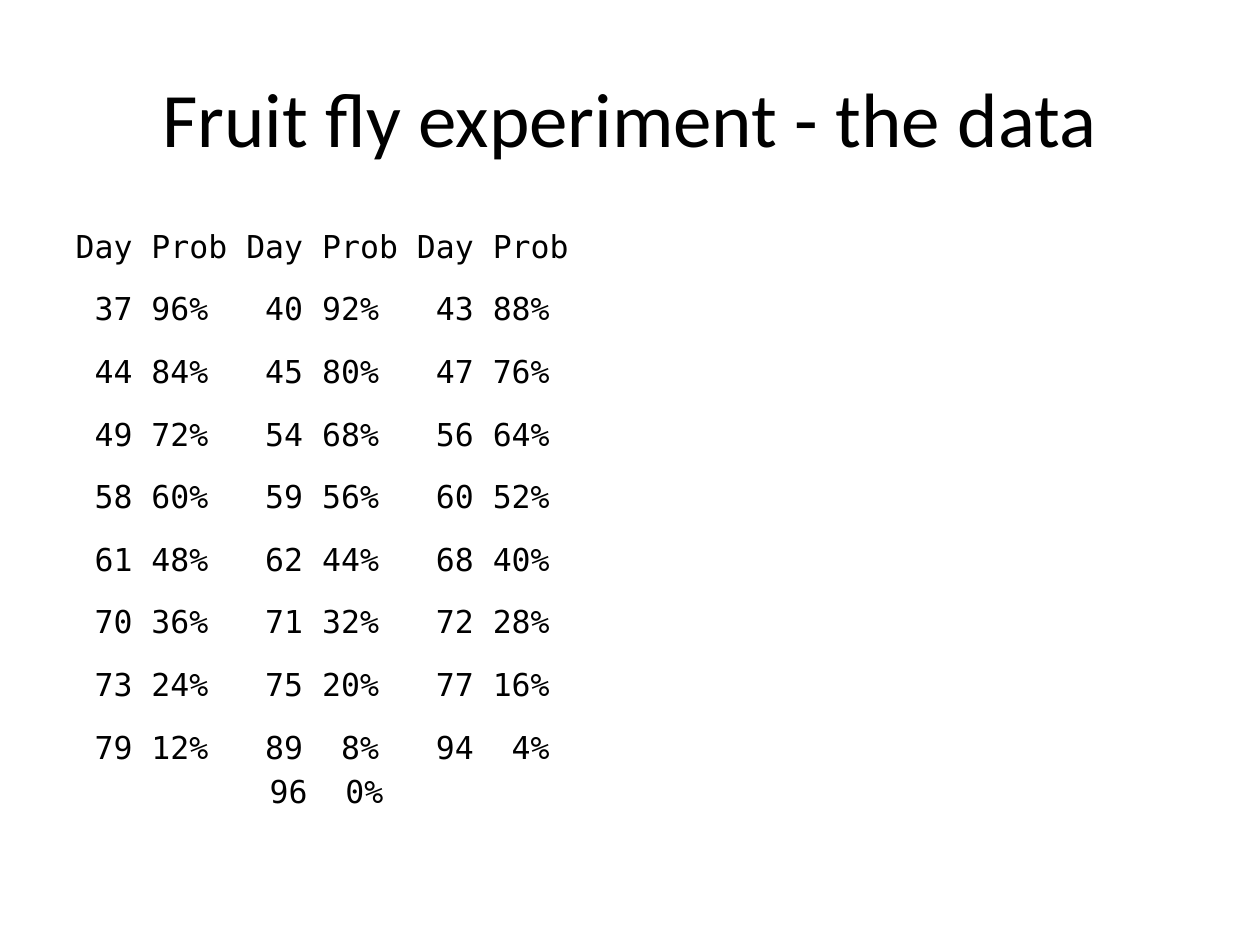
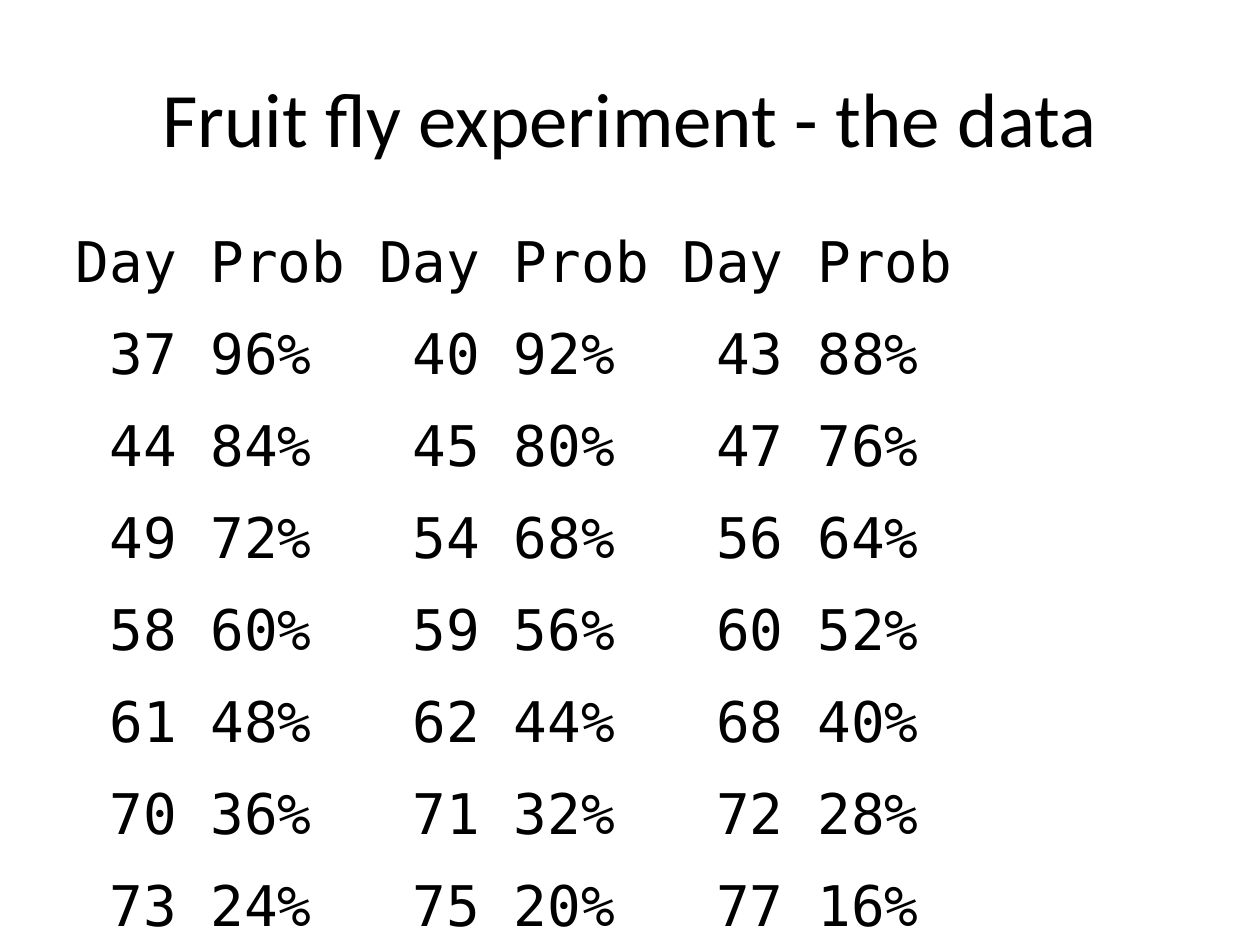
Before and after one commit to pmean/classes, a slide deck: slide 77 of clinical-research-methodology/results/video13-statistical-models.pptx. Drawn at 1260x945 pixels with LibreOffice and Linux fonts; fonts in the diff are those of the drawing. Boxes give left, top, right and bottom in pixels: in the first picture for what was removed or moved away, otherwise in the second. Text is boxed around its words. In the diff, an @@ line names an element or a change of style, - is before the commit and + after.

```diff
--- a/clinical-research-methodology/results/video13-statistical-models.pptx
+++ b/clinical-research-methodology/results/video13-statistical-models.pptx
@@ text "Day Prob Day Prob Day ..." at <box>76,239,952,927</box>: size 18 to 32 pt; indent changed; more space between paragraphs @@
```
Also in this commit, not shown: 5 other slides changed, 8 slides removed, 2 other files.
